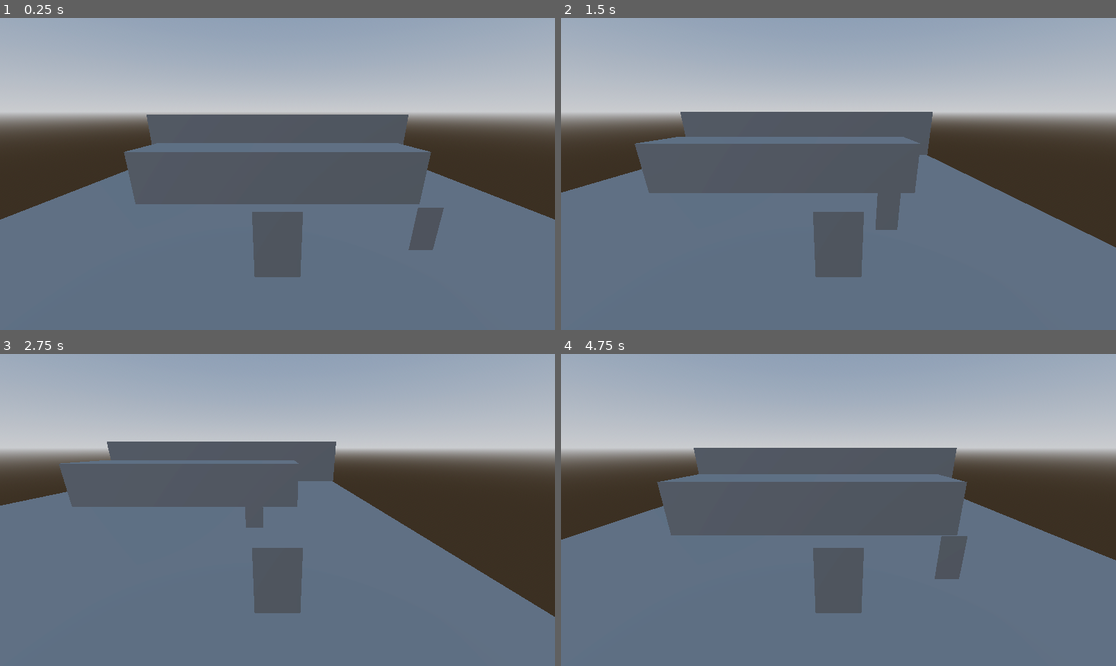
Above: before the commit, frames 1-4 (two rows, left to right).
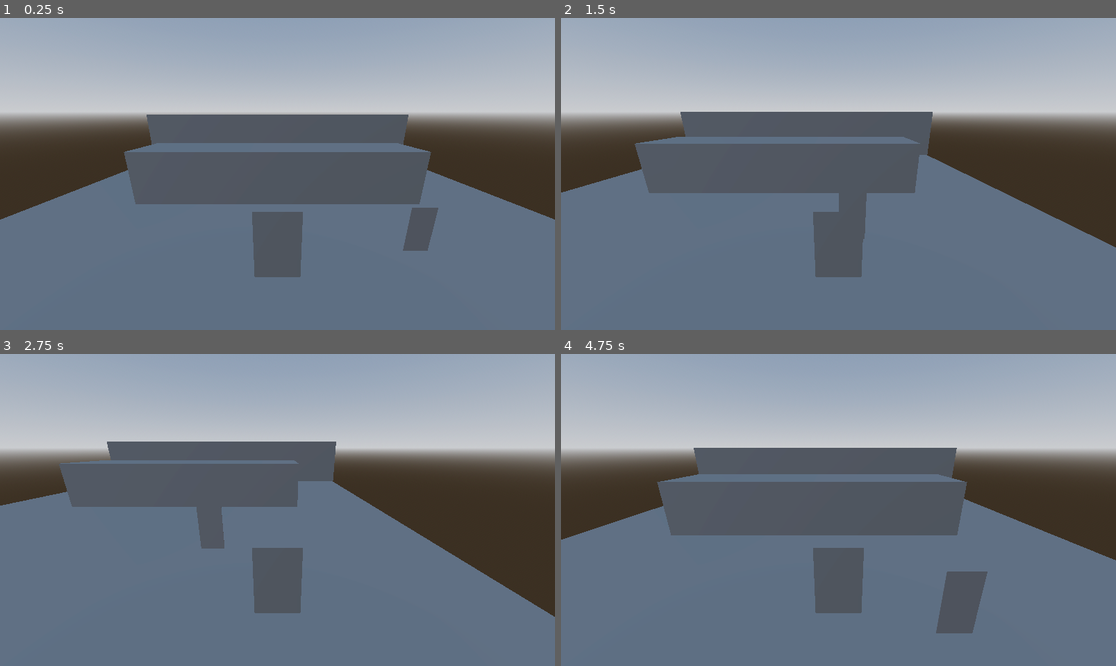
Above: after the commit, the same moments.

Repository: Outer-Guy/Manu-T1
Game: Godot game, scene res://escenas/mundo_principal.tscn
The game is run twice, just before and just after one commit, with the same random seed, the same clock (stepped at 60 frames per second) and the same inputs.
Inputs (mouse positions are in pixels of both pictures, inside the frame that each line leads up to):
- Up to frame 1 (0.25 s): no input
- Up to frame 2 (1.5 s): tap Enter (ui_accept) at 0.5, 0.77 s; move the mouse to (960, 158) at 0.52 s; hold Right (ui_right) 0.53-1.28 s; click (960, 158) at 0.6 s; move the mouse to (727, 189) at 1.27 s; hold Down (ui_down) from 1.28 s (still down); click (727, 189) at 1.35 s
- Up to frame 3 (2.75 s): tap Enter (ui_accept) at 1.52 s; move the mouse to (333, 441) at 2.02 s; release Down (ui_down) at 2.03 s; hold Right (ui_right) from 2.03 s (still down); click (333, 441) at 2.1 s
- Up to frame 4 (4.75 s): move the mouse to (810, 572) at 2.77 s; release Right (ui_right) at 2.78 s; hold Up (ui_up) 2.78-3.53 s; click (810, 572) at 2.85 s; tap Enter (ui_accept) at 3.02, 3.77, 4.52 s; move the mouse to (1005, 556) at 3.52 s; hold Left (ui_left) from 3.53 s (still down); click (1005, 556) at 3.6 s; move the mouse to (672, 463) at 4.27 s; click (672, 463) at 4.35 s

The runs differ from the first frame. In frame 1, 0.3% of the frame differs, in the area x 72-80%, y 60-75%; in frame 2, 0.8%; in frame 3, 0.8%; in frame 4, 1.9%, in the area x 67-77%, y 58-90%.

Commit message:
mover y ataque del enemigo, rewpawn (en proceso)

Diff:
--- a/escenas/enemigo.tscn
+++ b/escenas/enemigo.tscn
@@ -1,29 +1,43 @@
 [gd_scene format=3 uid="uid://djn7q46bonw81"]
 
 [sub_resource type="GDScript" id="GDScript_hecv5"]
-script/source = "extends CharacterBody3D
+script/source = "class_name enemigo
+extends CharacterBody3D
 
+var player
 
-const SPEED = 5.0
+const SPEED = 1.5
 @onready var navAgent = $NavigationAgent3D
 @onready var target = $jugador
 
+var timer : float = 0
+const enemigoscene : PackedScene = preload (\"res://escenas/enemigo.tscn\")
+
+static func _create(new_position : Vector3) -> Node3D:
+	var new_enemigo : Node3D = enemigoscene.instantiate()
+	new_enemigo.position = new_position
+
+	print(\"spawn: \", new_position)
+	return new_enemigo
+func _ready() -> void:
+	player = get_tree().get_nodes_in_group(\"player\")[0]
 func _physics_process(delta: float) -> void:
-	# Add the gravity.
-	if not is_on_floor():
-		velocity += get_gravity() * delta
-
-	var currentLocation = global_transform.origin
-	#var nexLocation = navAgent.get_next_path_position()
-	#var nextVelocity = (nexLocation-currentLocation).normalized() *SPEED
-
-	#velocity=velocity.move_toward(nextVelocity,0.2)
-
-
+	if position.distance_to(player.position) < 2:
+		timer -= delta
+		if timer <= 0:
+			attack()
+			timer = 1
+	var direction = position.direction_to(player.position) * SPEED
+	velocity = direction
 	move_and_slide()
 
 func _target_position(target):
 	navAgent.target_position = target.global_transform.origin
+
+func attack():
+	var new_hurtbox := hurtbox._new_hurt_box(position,self,0.1)
+	get_tree().root.add_child(new_hurtbox)
+
 "
 
 [sub_resource type="BoxShape3D" id="BoxShape3D_pg5a0"]
--- a/escenas/jugador.tscn
+++ b/escenas/jugador.tscn
@@ -6,7 +6,7 @@
 
 [sub_resource type="BoxShape3D" id="BoxShape3D_shl25"]
 
-[node name="jugador" type="CharacterBody3D" unique_id=1650437550]
+[node name="jugador" type="CharacterBody3D" unique_id=1650437550 groups=["player"]]
 transform = Transform3D(1, 0, 0, 0, 1, 0, 0, 0, 1.0000504, 0, 0, 0)
 collision_layer = 5
 script = ExtResource("1_6478c")
--- a/escenas/mundo_principal.tscn
+++ b/escenas/mundo_principal.tscn
@@ -2,6 +2,7 @@
 
 [ext_resource type="PackedScene" uid="uid://4heebobn7b2v" path="res://escenas/jugador.tscn" id="1_lb6ek"]
 [ext_resource type="PackedScene" uid="uid://djn7q46bonw81" path="res://escenas/enemigo.tscn" id="2_mvxp1"]
+[ext_resource type="Script" uid="uid://b42xlgsv4k4fq" path="res://escenas/spawner.gd" id="3_vk8im"]
 
 [sub_resource type="ProceduralSkyMaterial" id="ProceduralSkyMaterial_lb6ek"]
 sky_horizon_color = Color(0.66224277, 0.6717428, 0.6867428, 1)
@@ -76,3 +77,6 @@
 
 [node name="enemigo" parent="." unique_id=645149189 instance=ExtResource("2_mvxp1")]
 transform = Transform3D(1, 0, 0, 0, 1.943359, 0, 0, 0, 0.008422188, 5.9356713, 1.4716794, 2.560257)
+
+[node name="spawner" type="Node3D" parent="." unique_id=666859877]
+script = ExtResource("3_vk8im")
--- /dev/null
+++ b/escenas/spawner.gd
@@ -0,0 +1,19 @@
+extends Node3D
+
+@export var escena: PackedScene
+# Called when the node enters the scene tree for the first time.
+func _ready() -> void:
+	pass # Replace with function body.
+
+var lifetime
+# Called every frame. 'delta' is the elapsed time since the previous frame.
+func _process(delta: float) -> void:
+	#lifetime -= delta
+	#if lifetime <= 0:
+
+	pass
+
+#func spawner():
+	#var new_enemigo := enemigo._create(position,self,0.1)
+	#get_tree().root.add_child(new_enemigo)
+	pass
--- a/project.godot
+++ b/project.godot
@@ -13,6 +13,10 @@
 config/name="T1"
 run/main_scene="res://escenas/mundo_principal.tscn"
 config/features=PackedStringArray("4.6", "GL Compatibility")
+
+[global_group]
+
+player=""
 
 [input]
 
Not shown, added: escenas/spawner.gd.uid
